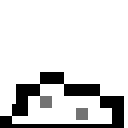
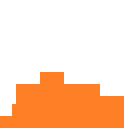
Before/after of a 128px x 128px layered artwork. What changed in the layer stack:
renamed "Death3 copy #1" to "Death5", hid it, painted on it over [0, 72, 124, 128]
added layer "Death5Orange" in group "Death" over [0, 72, 124, 128]
added layer "Death5 copy" in group "Death" over [0, 72, 124, 128]
